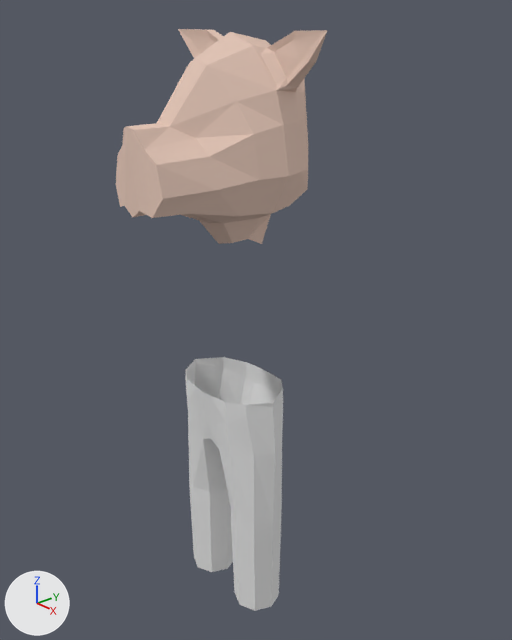
What one commit did to the Blender file projects/marloth/client/assets/blend/models/person.blend.
Camera for both pictures: a camera (50 mm lens) standing at (1.89, -1.51, 2.33) and looking at (0.04, 0.09, 1.32). Every picture has the same lights, and +X, +Y and +Z are marked at lower left.

Objects in the first picture: 'hog-head', 'pants'.
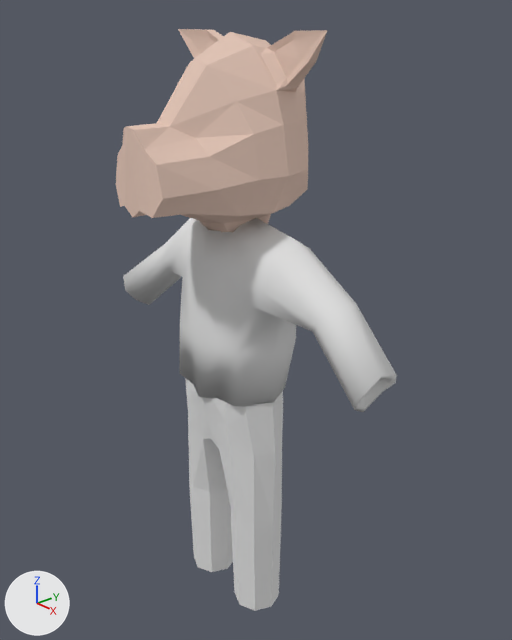
Where the change shows, as pixel boxes [x1, y1, x2, y2] in the pictures (512 x 640 px):
'shirt', shown: after [123, 218, 397, 412]

What the commit changed:
Object 'shirt' (ob_shirt) is now shown.
